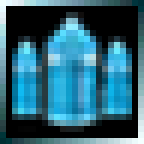
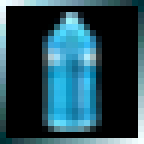
Before/after of a 144 × 144 layered artwork. What changed in the layer stack:
renamed "Ebene 1" to "Ebene 2", painted on it over (x1=12, y1=12, x2=132, y2=132)
